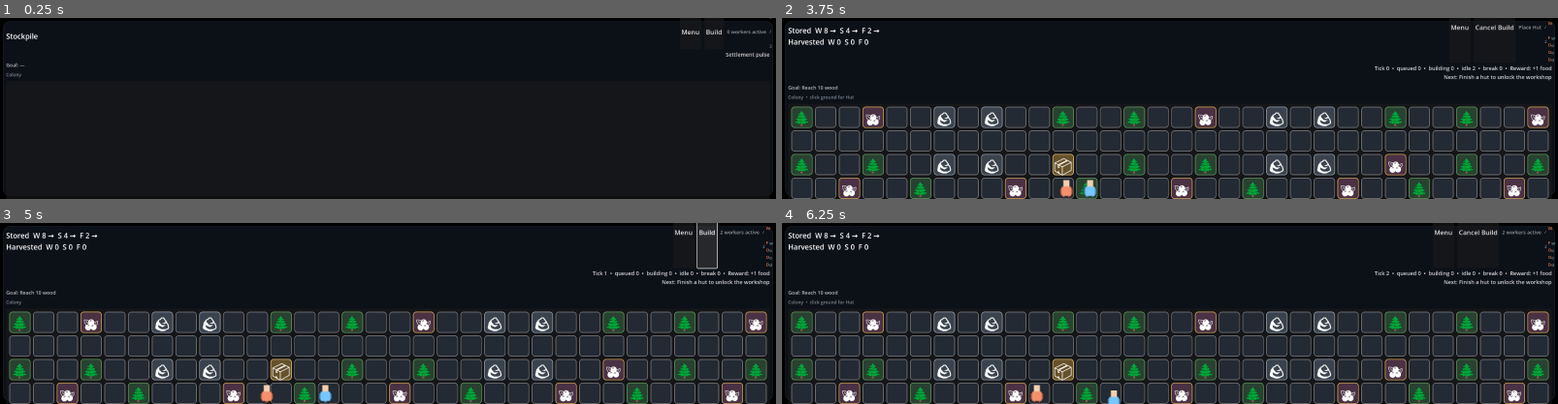
Above: before the commit, frames 1-4 (two rows, left to right).
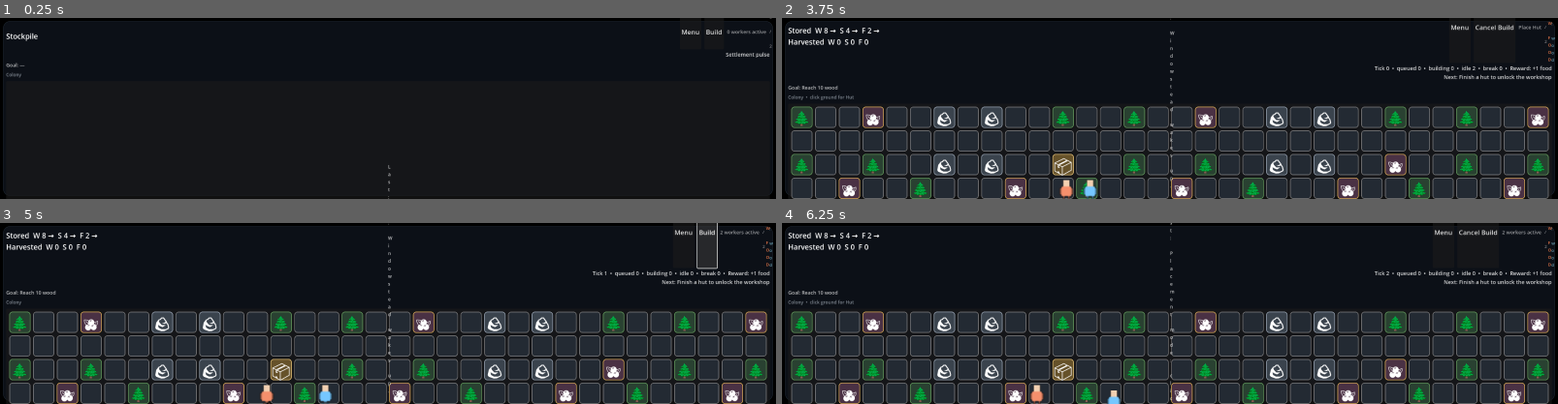
Above: after the commit, the same moments.

Repository: misospace/windowstead
Game: Godot game, scene res://scenes/main.tscn
The game is run twice, just before and just after one commit, with the same random seed, the same clock (stepped at 60 frames per second) and the same inputs.
Inputs:
- Up to frame 1 (0.25 s): no input
- Up to frame 2 (3.75 s): click "Build" at 0.5 s; click "Hut • 6w / 2s" at 1.25 s; click "Menu" at 2 s; click "New Game" at 2.75 s; click "New Game" at 3.5 s
- Up to frame 3 (5 s): click "Cancel Build" at 4.25 s
- Up to frame 4 (6.25 s): click "Build" at 5 s; click "+ Place Hut • 6 wood / 2 stone" at 5.75 s

The runs differ from the first frame. In frame 1, less than 0.1% of the frame differs, in the area x 50-51%, y 81-100%; in frame 2, 0.1%, in the area x 50-51%, y 0-94%; in frame 3, 0.1%; in frame 4, 0.1%.
Error before the commit: Invalid assignment of property or key 'mouse_filter' with value of type 'int' on a base object of type 'null instance'. (res://scripts/main.gd:682)
Error after the commit: Invalid access to property or key 'events' on a base object of type 'Dictionary'. (res://scripts/main.gd:2361)

Commit message:
fix: add missing EventDrawer nodes to main scene
Add EventDrawerLabel, EventDrawerPanel, EventDrawerMargin, and
EventDrawerLog nodes that are referenced by @onready vars in
scripts/main.gd but were missing from the scene file.

Without these nodes, Godot crashes at scene load with:
'Nonexistent function 'visible' in base 'null instance''

Fixes #139

Diff:
--- a/scenes/main.tscn
+++ b/scenes/main.tscn
@@ -566,3 +566,47 @@
 layout_mode = 2
 size_flags_horizontal = 3
 text = "Reset"
+
+[node name="EventDrawerLabel" type="Label" parent="."]
+unique_name_in_owner = true
+layout_mode = 1
+anchors_preset = 8
+anchor_top = 1.0
+anchor_bottom = 1.0
+offset_left = 20.0
+offset_top = -40.0
+offset_right = -20.0
+offset_bottom = -10.0
+text = "Last: —"
+autowrap_mode = 3
+modulate = Color(1, 1, 1, 0.75)
+theme_override_font_sizes/font_size = 12
+
+[node name="EventDrawerPanel" type="PanelContainer" parent="."]
+unique_name_in_owner = true
+visible = false
+layout_mode = 1
+anchors_preset = 8
+anchor_top = 1.0
+anchor_bottom = 1.0
+offset_left = 20.0
+offset_top = -350.0
+offset_right = -20.0
+offset_bottom = -45.0
+
+[node name="EventDrawerMargin" type="MarginContainer" parent="./EventDrawerPanel"]
+layout_mode = 2
+theme_override_constants/margin_left = 6
+theme_override_constants/margin_top = 6
+theme_override_constants/margin_right = 6
+theme_override_constants/margin_bottom = 6
+
+[node name="EventDrawerLog" type="Label" parent="./EventDrawerPanel/EventDrawerMargin"]
+unique_name_in_owner = true
+layout_mode = 2
+size_flags_horizontal = 3
+size_flags_vertical = 3
+autowrap_mode = 3
+text = "No events yet."
+theme_override_font_sizes/font_size = 11
+modulate = Color(1, 1, 1, 0.7)
Not shown: 1 places in scenes/main.tscn that only renumber resources
